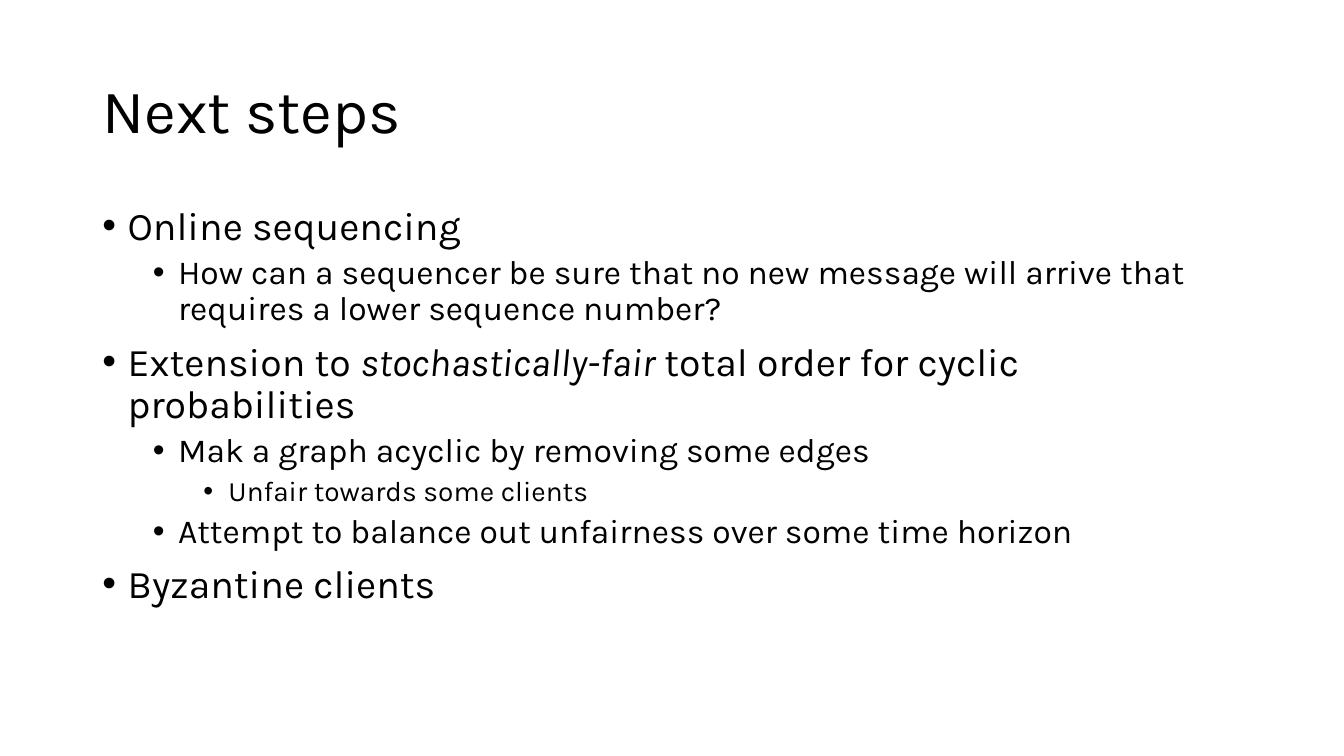
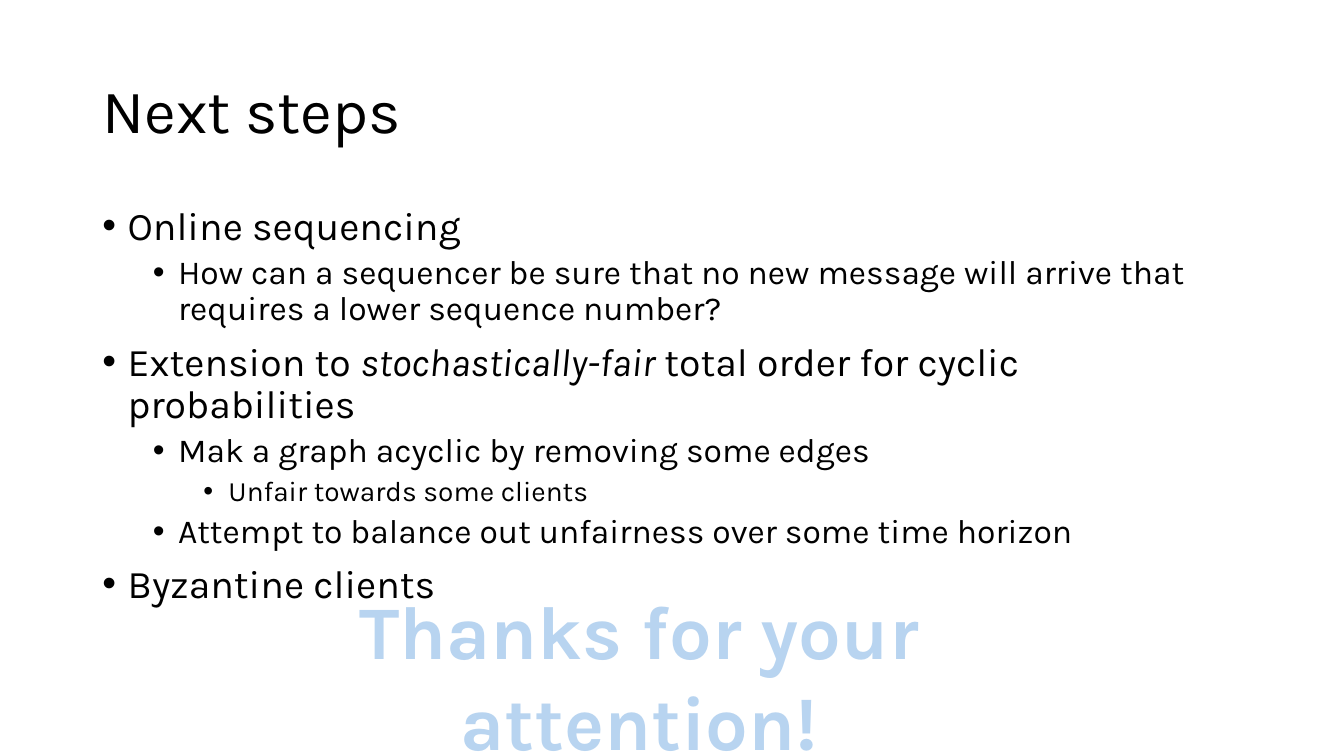
Before and after one commit to HaseebLUMS/Onyx-Presentation, a slide deck: slide 38 of tommy_hotnets_v2.pptx. Drawn at 1344x756 pixels with LibreOffice and Linux fonts; fonts in the diff are those of the drawing. Boxes give left, top, right and bottom in pixels: in the first picture for what was removed or moved away, otherwise in the second. Text is boxed around its words. In the diff, an @@ line names an element or a change of style, - is before the commit and + after.

Commit message:
updated

```diff
--- a/tommy_hotnets_v2.pptx
+++ b/tommy_hotnets_v2.pptx
@@ text added at <box>359,591,919,751</box>, 54 pt, text pattern #0E2841 on #B8D4F0, bold @@
+Thanks for your attention!
```
Also in this commit, not shown: 1 slide removed.
